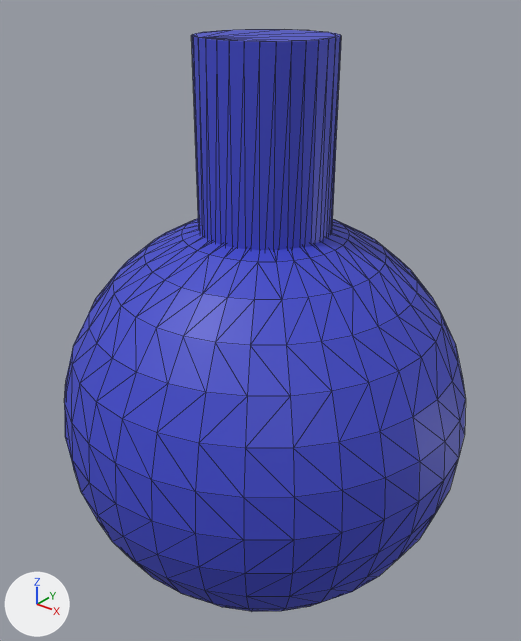
The FBX model Resources/fbx/enemyblue/enemyblue.fbx, before and after one commit.
Before and after are seen from a 50 mm camera at (1.96, -2.49, 2.01) aimed at (-0.12, 0.12, 0.39). Lighting does not change. The marker at lower left points along +X, +Y and +Z. Mesh edges are drawn as thin lines.

Before the edit, the objects in view are built like this:
```python
me_円柱 = bpy.data.meshes.new('円柱')
me_円柱.from_pydata(...)  # a 32-sided cylinder along z spanning x -0.3..0.31, y -0.3..0.3, z 0.45..1.77; a UV sphere (32 segments, 16 rings, poles along z) spanning x -1.0..1.0, y -1.0..1.0, z -1.0..1.0
me_円柱.materials.append(mat_マテリアル_001)  # picture img_blue1x1_png
ob_円柱 = bpy.data.objects.new('円柱', me_円柱)
ob_円柱.location = (0.0, 0.0, 0.0)
```
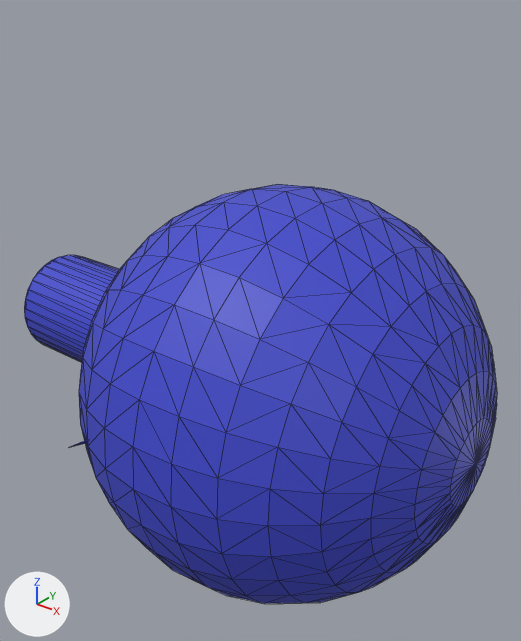
What differs and where, as boxes [x1, y1, x2, y2] in the pictures (521 x 641 px; the box of a moved part takes in the faces that stretch with it):
'円柱', reshaped (18% wider, 28% shorter)
    before: [64, 29, 466, 611]
    after: [24, 184, 497, 603]
part 1 of me_円柱, moved or reshaped
    before: [191, 29, 341, 250]
    after: [24, 255, 120, 362]
part 2 of me_円柱, moved or reshaped
    before: [64, 218, 466, 611]
    after: [71, 184, 497, 603]

Patch to the scene script:
```diff
--- a/Resources/fbx/enemyblue/enemyblue.fbx.py
+++ b/Resources/fbx/enemyblue/enemyblue.fbx.py
@@ me_円柱 @@
 # used by ob_円柱; location = (0.0, 0.0, 0.0)
-me_円柱.from_pydata(...)  # 546 vertices, 1084 faces; spans x -1.0..1.0, y -1.0..1.0, z -1.0..1.77
+me_円柱.from_pydata(...)  # 546 vertices, 1084 faces; spans x -1.64..1.13, y -1.0..1.0, z -0.87..1.13
+# me_円柱 part 1: the loose piece of 64 vertices spanning x -0.3..0.31, y -0.3..0.3, z 0.45..1.77 is multiplied about its middle by the matrix ((-0.015, -0.018, -1.0), (-1.0, 0.0, 0.015), (0.0, 1.0, -0.018)), then moved by (-0.98, 0.02, -1.0)
+# me_円柱 part 2: 482 of 546 vertices moved; they spanned x -1.0..1.0, y -1.0..1.0, z -1.0..1.0 and now span x -0.87..1.13, y -1.0..1.0, z -0.87..1.13; mean shift (0.13, 0.0, 0.13); largest move (-0.4, 0.39, -0.83) -> (0.96, 0.38, 0.54)
 me_円柱.materials.append(mat_マテリアル_001)
```
